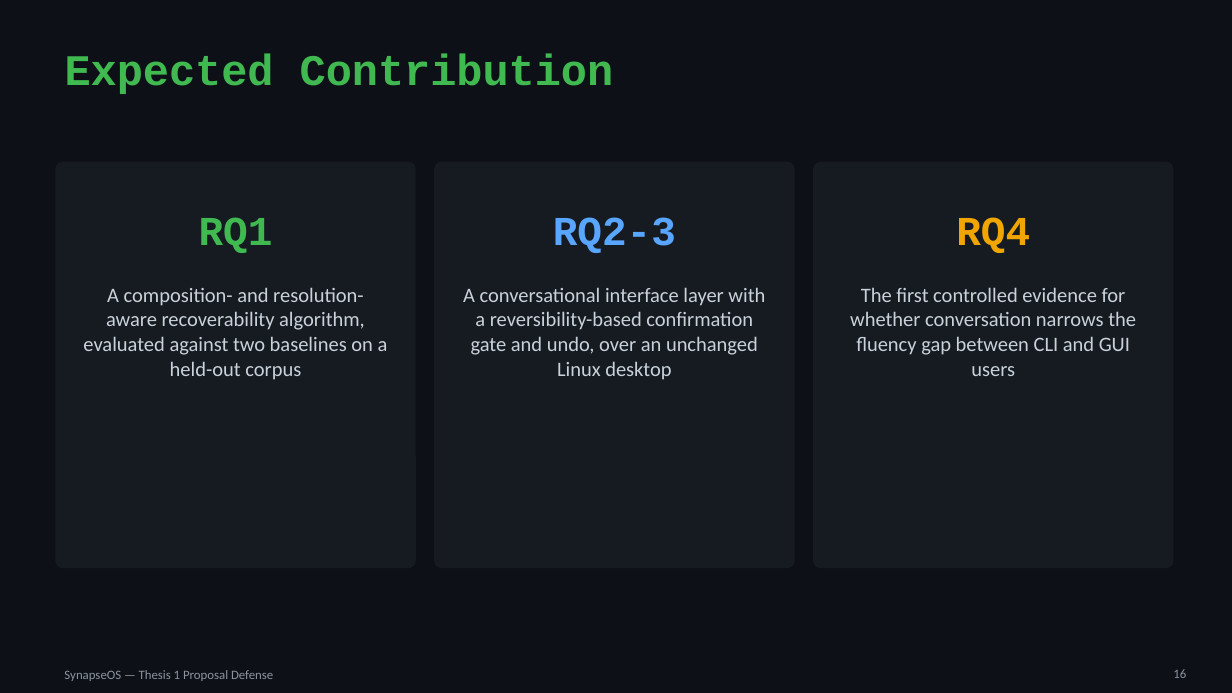
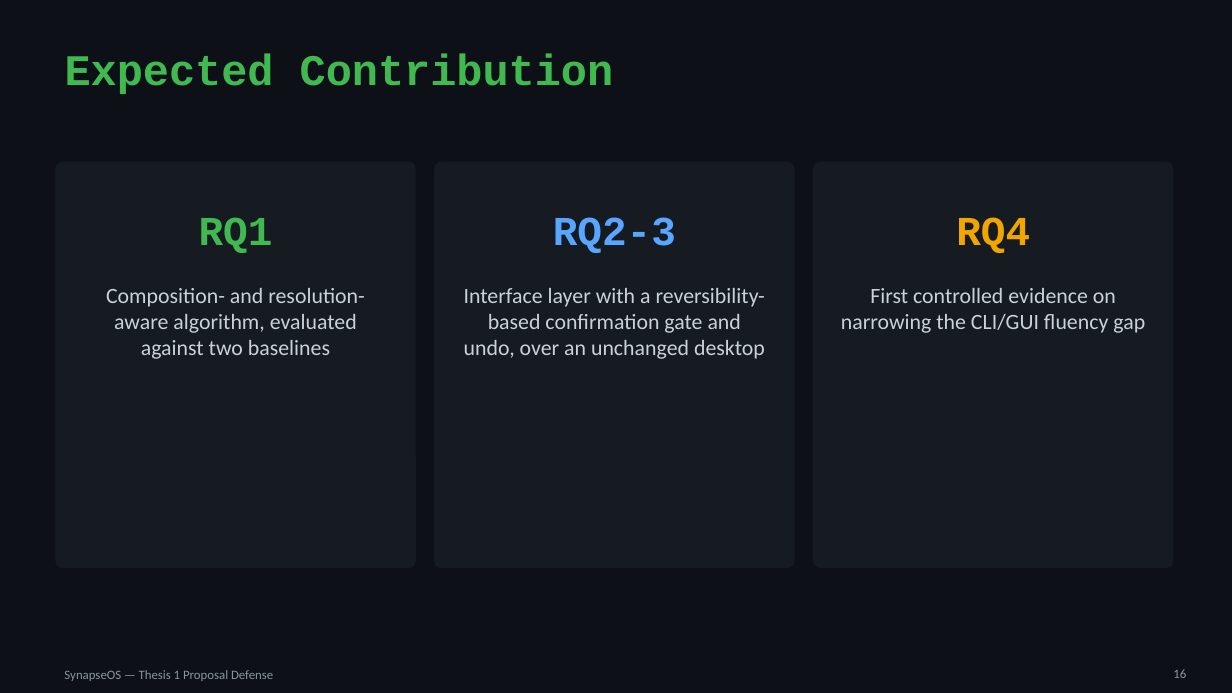
Before and after one commit to willardcsoriano/thesis, a slide deck: slide 16 of thesis 1/defense/SynapseOS_Proposal_Defense.pptx. Drawn at 1232x693 pixels with LibreOffice and Linux fonts; fonts in the diff are those of the drawing. Boxes give left, top, right and bottom in pixels: in the first picture for what was removed or moved away, otherwise in the second. Text is boxed around its words. In the diff, an @@ line names an element or a change of style, - is before the commit and + after.

```diff
--- a/thesis 1/defense/SynapseOS_Proposal_Defense.pptx
+++ b/thesis 1/defense/SynapseOS_Proposal_Defense.pptx
@@ text at (106, 288, 365, 359): text changed; size 16 to 17 pt @@
-A composition- and resolution-aware recoverability algorithm, evaluated against two baselines on a held-out corpus
+Composition- and resolution-aware algorithm, evaluated against two baselines
@@ text at (464, 288, 765, 359): text changed; size 16 to 17 pt @@
-A conversational interface layer with a reversibility-based confirmation gate and undo, over an unchanged Linux desktop
+Interface layer with a reversibility-based confirmation gate and undo, over an unchanged desktop
@@ text at (841, 288, 1145, 333): text changed; size 16 to 17 pt @@
-The first controlled evidence for whether conversation narrows the fluency gap between CLI and GUI users
+First controlled evidence on narrowing the CLI/GUI fluency gap
```
Also in this commit, not shown: 10 other slides changed, 2 other files.
